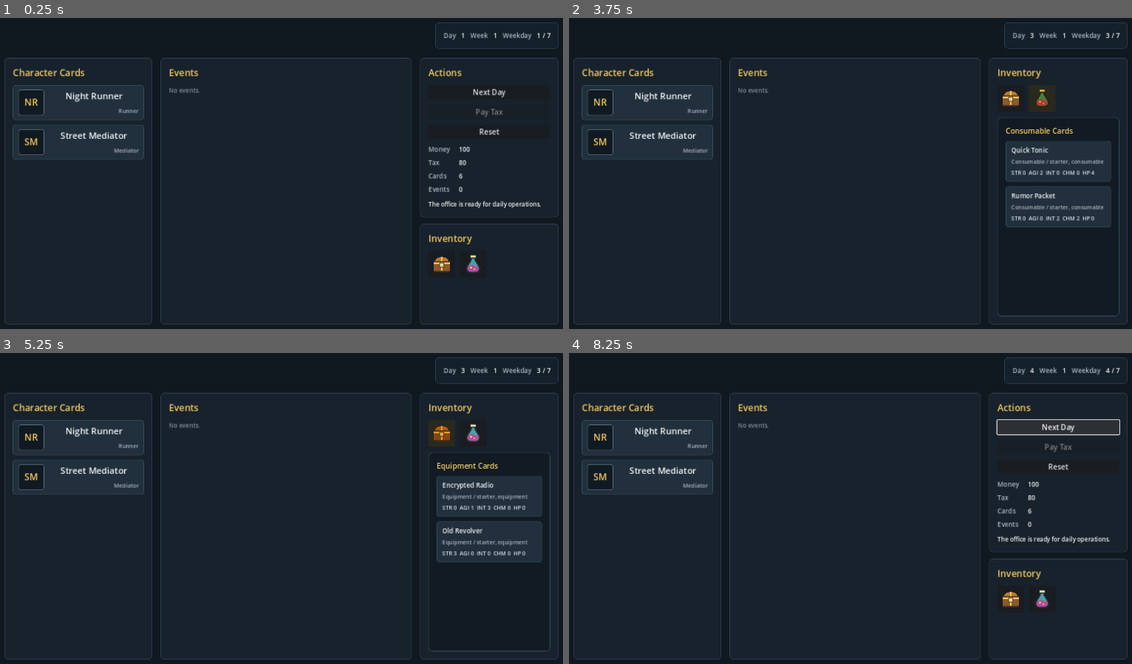
Above: before the commit, frames 1-4 (two rows, left to right).
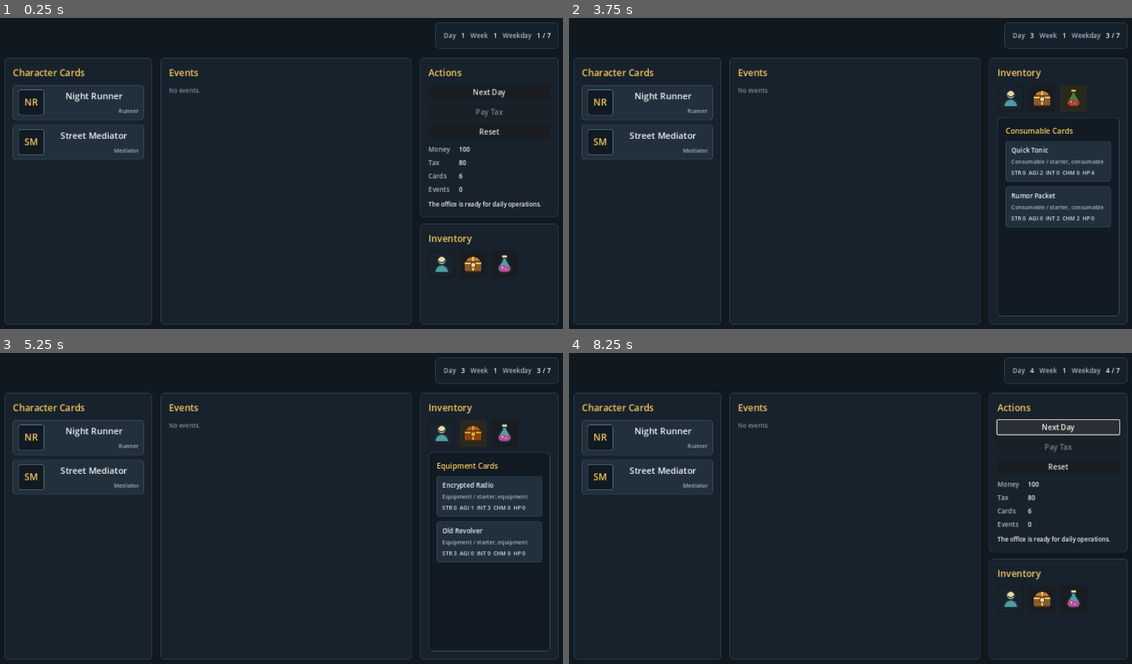
Above: after the commit, the same moments.

Repository: YOONRY/city_of_star
Game: Godot game, scene res://scenes/main/main.tscn
Two runs of this game, one before a commit and one after it. Both use one fixed random seed, a clock stepped at 60 frames per second and the inputs below.
Inputs (mouse positions are in pixels of both pictures, inside the frame that each line leads up to; where the layout moved, square brackets give the same spot in the first picture):
- Up to frame 1 (0.25 s): no input
- Up to frame 2 (3.75 s): click (1008, 263) at 0.52 s; click (1008, 98) at 1.27 s; click "Next Day" at 2 s; click "Next Day" at 2.75 s; click (1075, 263) [1041, 263] at 3.5 s
- Up to frame 3 (5.25 s): click (506, 433) [472, 433] at 4.25 s; click (472, 598) [439, 598] at 5 s
- Up to frame 4 (8.25 s): click (1041, 433) [1008, 433] at 5.75 s; click (1075, 598) [1041, 598] at 6.5 s; click (1075, 433) [1041, 433] at 7.25 s; click "Next Day" at 8 s

The runs differ from the first frame. In frame 1, 0.3% of the frame differs, in the area x 77-91%, y 76-82%; in frame 2, 0.3%; in frame 3, 0.3%, in the area x 77-91%, y 22-29%; in frame 4, 0.3%.

Commit message:
Add personnel office hiring

Diff:
--- /dev/null
+++ b/assets/icons/person_icon.svg
@@ -0,0 +1,7 @@
+<svg width="96" height="96" viewBox="0 0 96 96" fill="none" xmlns="http://www.w3.org/2000/svg">
+  <rect width="96" height="96" rx="18" fill="#17232D"/>
+  <circle cx="48" cy="32" r="17" fill="#E8D7A0" stroke="#263946" stroke-width="5"/>
+  <path d="M20 80C22.8 61.5 33.5 52 48 52C62.5 52 73.2 61.5 76 80" fill="#4F9DA6"/>
+  <path d="M20 80C22.8 61.5 33.5 52 48 52C62.5 52 73.2 61.5 76 80" stroke="#263946" stroke-width="5" stroke-linecap="round" stroke-linejoin="round"/>
+  <path d="M36 35C39 39 43 41 48 41C53 41 57 39 60 35" stroke="#263946" stroke-width="4" stroke-linecap="round"/>
+</svg>
--- /dev/null
+++ b/data/cards/clinic_fixer.tres
@@ -0,0 +1,23 @@
+[gd_resource type="Resource" script_class="CardDefinition" load_steps=3 format=3]
+
+[ext_resource type="Script" path="res://scripts/cards/card_definition.gd" id="1_card"]
+[ext_resource type="Script" path="res://scripts/core/stat_block.gd" id="2_stats"]
+
+[sub_resource type="Resource" id="Resource_stats"]
+script = ExtResource("2_stats")
+strength = 1
+agility = 2
+intelligence = 4
+charm = 3
+health = 22
+
+[resource]
+script = ExtResource("1_card")
+id = &"clinic_fixer"
+display_name = "Clinic Fixer"
+card_type = 0
+stats = SubResource("Resource_stats")
+skill_ids = PackedStringArray("first_aid", "stabilize")
+weekly_wage = 24
+job = &"Medic"
+tags = PackedStringArray("hireable", "character")
--- /dev/null
+++ b/data/cards/ledger_savant.tres
@@ -0,0 +1,23 @@
+[gd_resource type="Resource" script_class="CardDefinition" load_steps=3 format=3]
+
+[ext_resource type="Script" path="res://scripts/cards/card_definition.gd" id="1_card"]
+[ext_resource type="Script" path="res://scripts/core/stat_block.gd" id="2_stats"]
+
+[sub_resource type="Resource" id="Resource_stats"]
+script = ExtResource("2_stats")
+strength = 0
+agility = 1
+intelligence = 6
+charm = 2
+health = 15
+
+[resource]
+script = ExtResource("1_card")
+id = &"ledger_savant"
+display_name = "Ledger Savant"
+card_type = 0
+stats = SubResource("Resource_stats")
+skill_ids = PackedStringArray("audit", "forecast")
+weekly_wage = 22
+job = &"Analyst"
+tags = PackedStringArray("hireable", "character")
--- a/scripts/autoloads/game_state.gd
+++ b/scripts/autoloads/game_state.gd
@@ -76,6 +76,33 @@
 	return true
 
 
+func can_hire_card(card: CardDefinition) -> bool:
+	if is_game_over or card == null or not card.is_character():
+		return false
+
+	if office.owned_cards.has(card):
+		return false
+
+	return office.money >= get_hire_cost(card)
+
+
+func hire_card(card: CardDefinition) -> bool:
+	if not can_hire_card(card):
+		return false
+
+	office.money -= get_hire_cost(card)
+	office.add_card(card)
+	state_changed.emit()
+	return true
+
+
+func get_hire_cost(card: CardDefinition) -> int:
+	if card == null:
+		return 0
+
+	return maxi(0, card.weekly_wage)
+
+
 func get_week() -> int:
 	return tax_manager.current_week(current_day)
 
--- a/scripts/ui/main_screen.gd
+++ b/scripts/ui/main_screen.gd
@@ -20,6 +20,7 @@
 var inventory_drawer: PanelContainer
 var inventory_drawer_title: Label
 var inventory_card_list: VBoxContainer
+var personnel_button: Button
 var equipment_button: Button
 var consumable_button: Button
 var active_drawer_type: int = NO_ACTIVE_DRAWER
@@ -176,6 +177,10 @@
 	var inventory_buttons := HBoxContainer.new()
 	inventory_buttons.add_theme_constant_override("separation", 10)
 	inventory_box.add_child(inventory_buttons)
+
+	personnel_button = _make_icon_button("res://assets/icons/person_icon.svg", "Personnel Office")
+	personnel_button.pressed.connect(_on_personnel_pressed)
+	inventory_buttons.add_child(personnel_button)
 
 	equipment_button = _make_icon_button("res://assets/icons/chest_icon.svg", "Equipment Cards")
 	equipment_button.pressed.connect(_on_equipment_pressed)
@@ -398,6 +403,72 @@
 	return detail
 
 
+func _make_hire_candidate_row(card: CardDefinition) -> PanelContainer:
+	var row := PanelContainer.new()
+	var style := StyleBoxFlat.new()
+	style.bg_color = Color("#202C35")
+	style.border_color = Color("#3A5365")
+	style.border_width_left = 1
+	style.border_width_right = 1
+	style.border_width_top = 1
+	style.border_width_bottom = 1
+	style.corner_radius_top_left = 6
+	style.corner_radius_top_right = 6
+	style.corner_radius_bottom_left = 6
+	style.corner_radius_bottom_right = 6
+	style.content_margin_left = 12
+	style.content_margin_right = 12
+	style.content_margin_top = 10
+	style.content_margin_bottom = 10
+	row.add_theme_stylebox_override("panel", style)
+	row.size_flags_horizontal = Control.SIZE_EXPAND_FILL
+
+	var box := VBoxContainer.new()
+	box.add_theme_constant_override("separation", 8)
+	row.add_child(box)
+
+	var header := HBoxContainer.new()
+	header.add_theme_constant_override("separation", 10)
+	box.add_child(header)
+
+	header.add_child(_make_profile_frame(card))
+
+	var summary := VBoxContainer.new()
+	summary.size_flags_horizontal = Control.SIZE_EXPAND_FILL
+	header.add_child(summary)
+
+	var name_label := _make_label(card.label(), 15)
+	name_label.clip_text = true
+	name_label.text_overrun_behavior = TextServer.OVERRUN_TRIM_ELLIPSIS
+	summary.add_child(name_label)
+
+	var job_label := _make_label(_character_job(card), 12)
+	job_label.add_theme_color_override("font_color", Color("#AAB6C2"))
+	summary.add_child(job_label)
+
+	var cost_label := _make_label("Hire cost %s" % GameState.get_hire_cost(card), 12)
+	cost_label.add_theme_color_override("font_color", Color("#D7DEE8"))
+	summary.add_child(cost_label)
+
+	var hire_button := Button.new()
+	hire_button.text = "Hire"
+	hire_button.disabled = not GameState.can_hire_card(card)
+	hire_button.pressed.connect(_on_hire_pressed.bind(card.id))
+	header.add_child(hire_button)
+
+	var stat_label := _make_label(_format_stats(card.stats), 12)
+	stat_label.add_theme_color_override("font_color", Color("#D7DEE8"))
+	stat_label.autowrap_mode = TextServer.AUTOWRAP_WORD_SMART
+	box.add_child(stat_label)
+
+	var skill_label := _make_label("Skills: %s" % _format_string_array(card.skill_ids, "None"), 12)
+	skill_label.add_theme_color_override("font_color", Color("#AAB6C2"))
+	skill_label.autowrap_mode = TextServer.AUTOWRAP_WORD_SMART
+	box.add_child(skill_label)
+
+	return row
+
+
 func _make_event_row(request: RequestDefinition) -> PanelContainer:
 	var row := PanelContainer.new()
 	var style := StyleBoxFlat.new()
@@ -539,7 +610,10 @@
 	action_panel.visible = false
 	inventory_drawer.visible = true
 
-	if active_drawer_type == GameEnums.CardType.EQUIPMENT:
+	if active_drawer_type == GameEnums.CardType.CHARACTER:
+		inventory_drawer_title.text = "Personnel Office"
+		_populate_hire_candidate_list()
+	elif active_drawer_type == GameEnums.CardType.EQUIPMENT:
 		inventory_drawer_title.text = "Equipment Cards"
 		_populate_card_list(
 			inventory_card_list,
@@ -556,6 +630,7 @@
 
 
 func _refresh_inventory_buttons() -> void:
+	personnel_button.modulate = Color("#F4C95D") if active_drawer_type == GameEnums.CardType.CHARACTER else Color.WHITE
 	equipment_button.modulate = Color("#F4C95D") if active_drawer_type == GameEnums.CardType.EQUIPMENT else Color.WHITE
 	consumable_button.modulate = Color("#F4C95D") if active_drawer_type == GameEnums.CardType.CONSUMABLE else Color.WHITE
 
@@ -583,6 +658,18 @@
 			event_list.add_child(_make_event_row(request))
 
 
+func _populate_hire_candidate_list() -> void:
+	_clear_children(inventory_card_list)
+	var candidates := _get_hire_candidates()
+
+	if candidates.is_empty():
+		inventory_card_list.add_child(_make_empty_label("No available personnel."))
+		return
+
+	for card in candidates:
+		inventory_card_list.add_child(_make_hire_candidate_row(card))
+
+
 func _get_cards_by_type(card_type: int) -> Array[CardDefinition]:
 	var filtered: Array[CardDefinition] = []
 
@@ -592,6 +679,17 @@
 
 	filtered.sort_custom(Callable(self, "_sort_cards_by_label"))
 	return filtered
+
+
+func _get_hire_candidates() -> Array[CardDefinition]:
+	var candidates: Array[CardDefinition] = []
+
+	for card in ContentCatalog.cards:
+		if card != null and card.is_character() and not GameState.office.owned_cards.has(card):
+			candidates.append(card)
+
+	candidates.sort_custom(Callable(self, "_sort_cards_by_label"))
+	return candidates
 
 
 func _sort_cards_by_label(first: CardDefinition, second: CardDefinition) -> bool:
@@ -714,6 +812,10 @@
 func _on_reset_pressed() -> void:
 	expanded_character_card_ids.clear()
 	GameState.reset_game()
+
+
+func _on_personnel_pressed() -> void:
+	_toggle_inventory_drawer(GameEnums.CardType.CHARACTER)
 
 
 func _on_equipment_pressed() -> void:
@@ -744,3 +846,9 @@
 				expanded_character_card_ids[card_id] = true
 
 			_refresh_character_cards()
+
+
+func _on_hire_pressed(card_id: StringName) -> void:
+	var card := ContentCatalog.get_card(card_id)
+	if GameState.hire_card(card):
+		_refresh()
